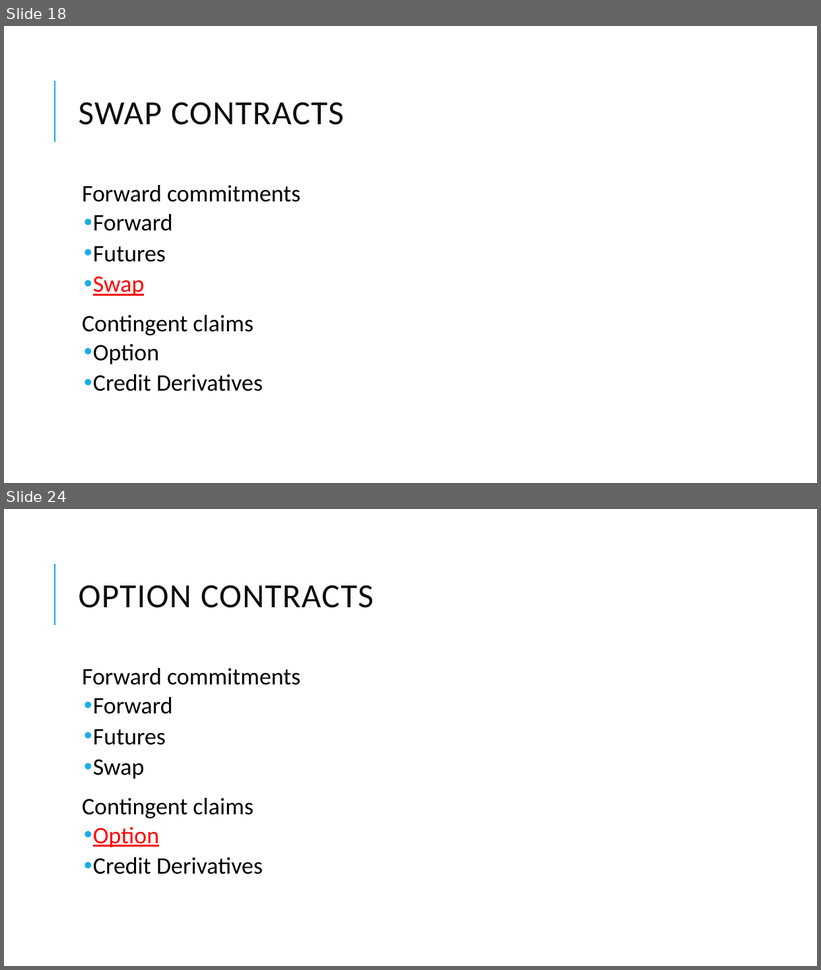
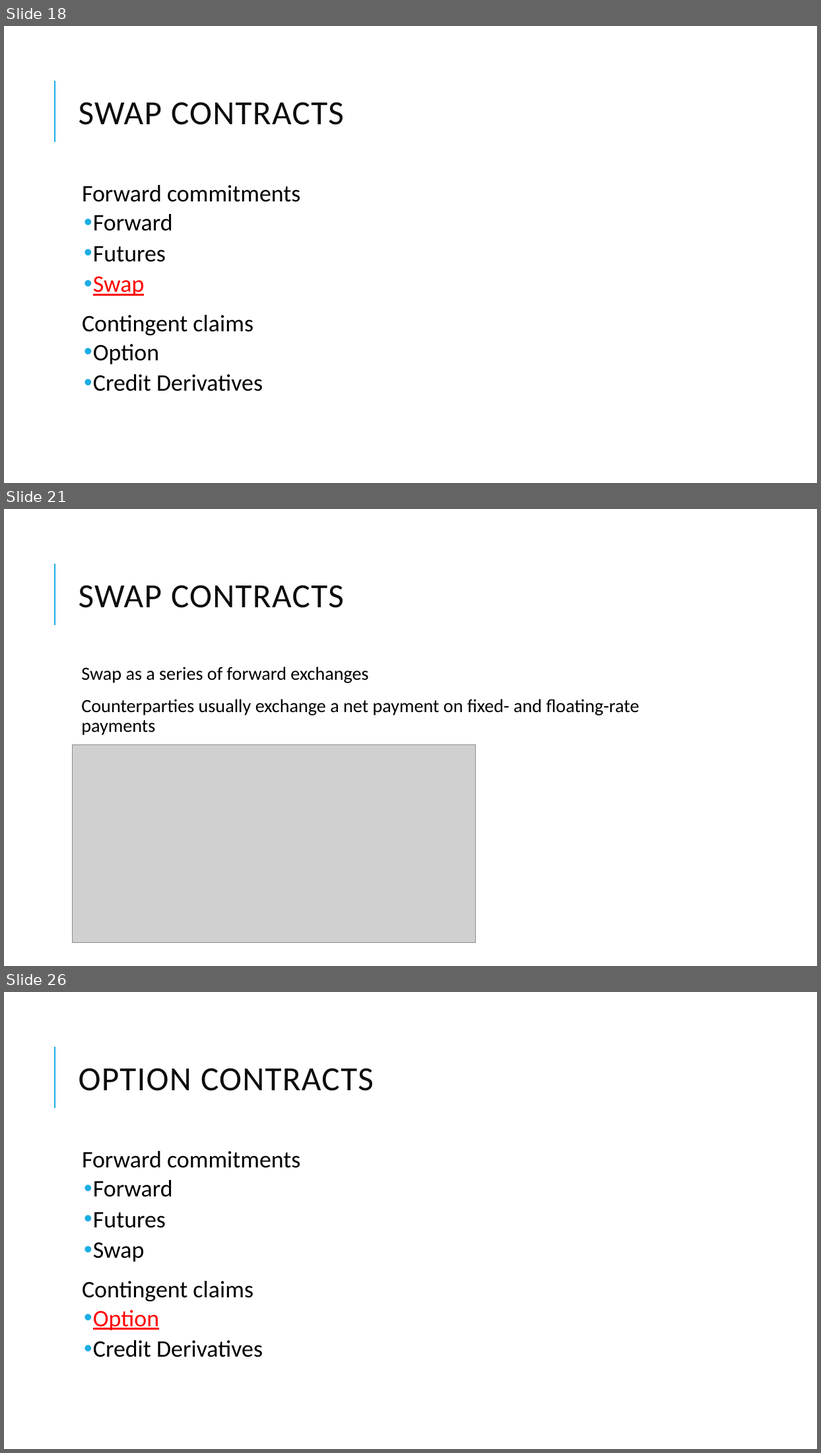
Before and after one commit to Isco0530/data, a slide deck: Derivatives.pptx. Shown one above the other, each under a label of ours: slides 18 and 24 before the commit, slides 18, 21 and 26 after it; the slides between them are not shown. The pictures are 821x970 and 821x1453 pixels, drawn with LibreOffice and Linux fonts; fonts in the diff are those of the drawing; grey boxes stand for pictures. Boxes give left, top, right and bottom in pixels: in the first picture for what was removed or moved away, otherwise in the second. Text is boxed around its words. In the diff, an @@ line names an element or a change of style, - is before the commit and + after.

```diff
--- a/Derivatives.pptx
+++ b/Derivatives.pptx
@@ slide 21 added at (4,509,817,966), background #FFFFFF; not listed: 1 template element that a slide beside it also shows @@
@@ title added at (79,585,344,608), 40 pt, text #0D0D0D @@
+SWAP CONTRACTS
@@ text added at (81,667,640,735), 22 pt, text #000000 @@
+  Swap as a series of forward exchanges
+  Counterparties usually exchange a net payment on fixed- and floating-rate payments
@@ picture added at (73,745,475,943) @@
@@ what was slide 24 is now slide 26 @@
```
Also in this commit, not shown: 13 slides changed, 1 other slide added.
